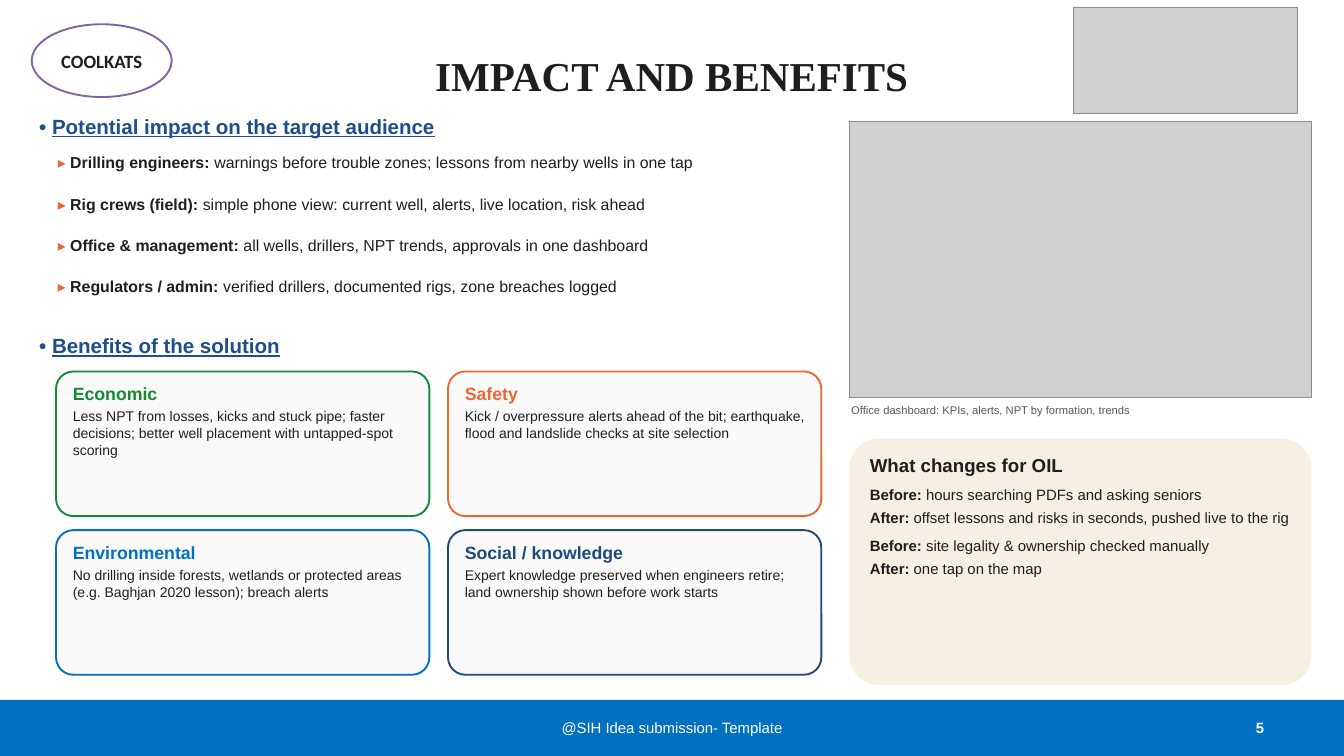
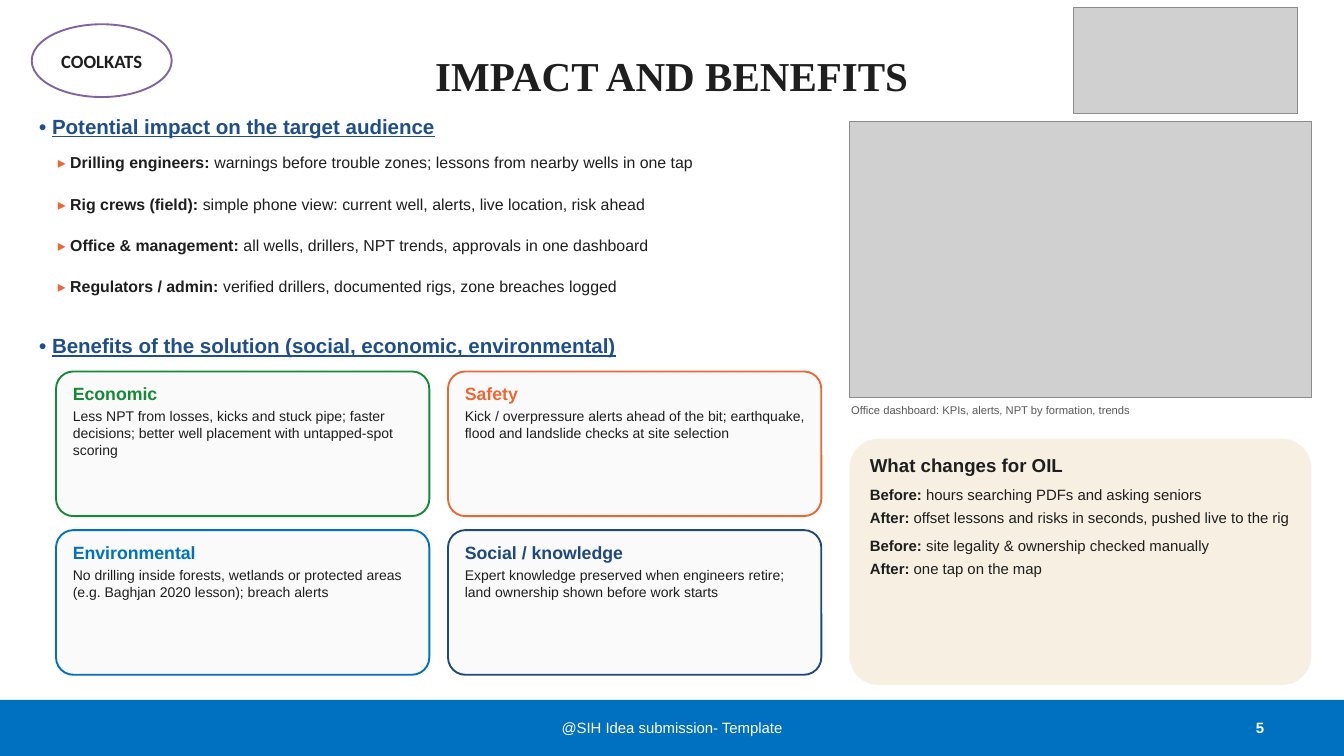
Before and after one commit to gurltff/eRTMAC-NWIS, a slide deck: slide 5 of docs/COOLKATS_187666_SIH2026_eRTMAC-NWIS.pptx. Drawn at 1344x756 pixels with LibreOffice and Linux fonts; fonts in the diff are those of the drawing; grey boxes stand for pictures. Boxes give left, top, right and bottom in pixels: in the first picture for what was removed or moved away, otherwise in the second. Text is boxed around its words. In the diff, an @@ line names an element or a change of style, - is before the commit and + after.

```diff
--- a/docs/COOLKATS_187666_SIH2026_eRTMAC-NWIS.pptx
+++ b/docs/COOLKATS_187666_SIH2026_eRTMAC-NWIS.pptx
@@ text at bbox=[52, 338, 615, 358]: text changed @@
-• Benefits of the solution
+• Benefits of the solution (social, economic, environmental)
```
Also in this commit, not shown: 5 other slides changed, 1 other file.
